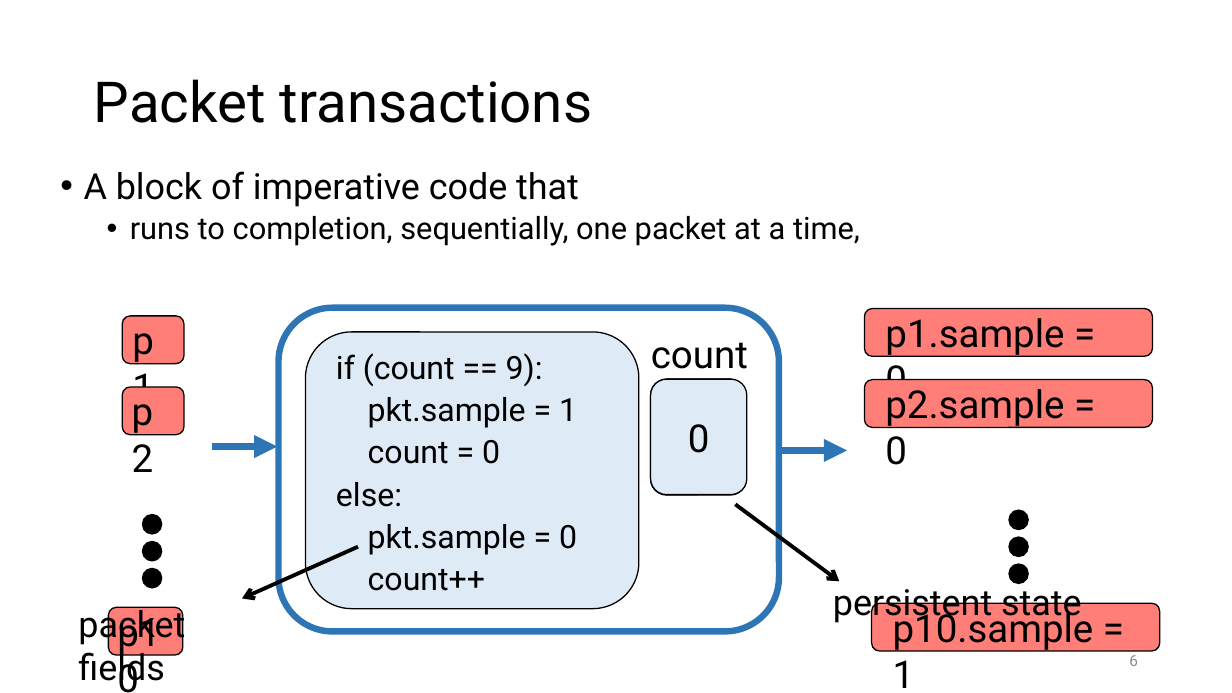
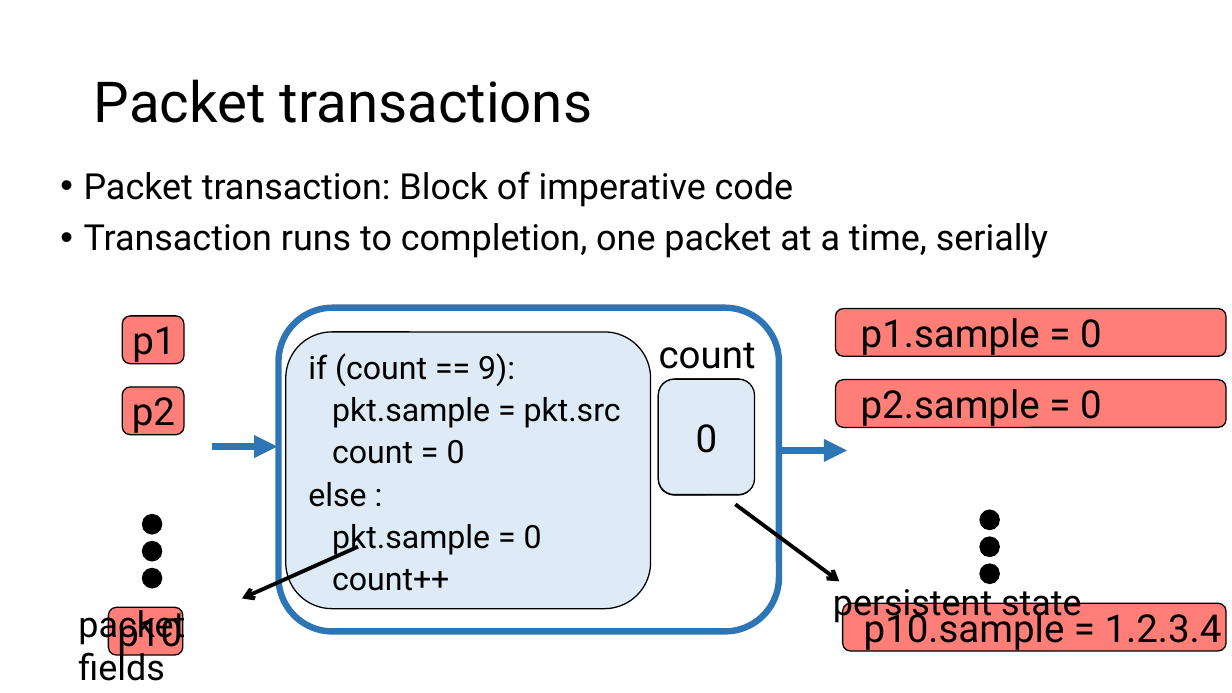
Before and after one commit to anirudhSK/pifo-domino-marple-ppts, a slide deck: slide 5 of domino_sigcomm.pptx (slide 6 before the commit). Drawn at 1232x693 pixels with LibreOffice and Linux fonts; fonts in the diff are those of the drawing. Boxes give left, top, right and bottom in pixels: in the first picture for what was removed or moved away, otherwise in the second. Text is boxed around its words. In the diff, an @@ line names an element or a change of style, - is before the commit and + after.

```diff
--- a/domino_sigcomm.pptx
+++ b/domino_sigcomm.pptx
@@ text at (x1=84, y1=171, x2=1048, y2=258): text changed; size 24 to 28 pt @@
-• A block of imperative code that
-  • runs to completion, sequentially, one packet at a time,
+• Packet transaction: Block of imperative code
+• Transaction runs to completion, one packet at a time, serially
@@ text "p1" rewrapped from (x1=117, y1=611, x2=160, y2=656) to (x1=132, y1=326, x2=175, y2=365) @@
@@ text "count" moved from (x1=651, y1=342, x2=748, y2=369) to (x1=659, y1=342, x2=756, y2=369) @@
@@ rounded rectangle resized from (x1=865, y1=309, x2=1153, y2=357) to (x1=836, y1=309, x2=1226, y2=357) @@
@@ text "p1.sample = 0" rewrapped from (x1=885, y1=318, x2=1064, y2=403) to (x1=861, y1=318, x2=1102, y2=357) @@
@@ rounded rectangle "if (count == 9):" resized from (x1=306, y1=332, x2=640, y2=608) to (x1=286, y1=332, x2=651, y2=608) @@
@@ text "p2" rewrapped from (x1=123, y1=383, x2=181, y2=439) to (x1=132, y1=397, x2=175, y2=436) @@
@@ rounded rectangle "1" moved from (x1=651, y1=379, x2=746, y2=495) to (x1=658, y1=379, x2=753, y2=495) @@
@@ rounded rectangle "0" moved from (x1=651, y1=379, x2=747, y2=494) to (x1=658, y1=379, x2=754, y2=494) @@
@@ rounded rectangle resized from (x1=865, y1=380, x2=1153, y2=428) to (x1=836, y1=380, x2=1226, y2=428) @@
@@ text "p2.sample = 0" rewrapped from (x1=885, y1=389, x2=1064, y2=465) to (x1=861, y1=389, x2=1102, y2=428) @@
@@ text in rounded rectangle at (x1=332, y1=397, x2=621, y2=428): text changed @@
-pkt.sample = 1
+pkt.sample = pkt.src
@@ text in rounded rectangle at (x1=308, y1=482, x2=366, y2=507): spaces changed @@
-else:
+else :
@@ 3 ellipses moved together from (x1=1009, y1=510, x2=1029, y2=583) to (x1=981, y1=510, x2=1000, y2=583) @@
@@ text "packet fields" rewrapped from (x1=78, y1=604, x2=185, y2=689) to (x1=78, y1=604, x2=185, y2=681) @@
@@ text "p10" rewrapped from (x1=108, y1=604, x2=185, y2=660) to (x1=117, y1=611, x2=182, y2=656) @@
@@ rounded rectangle resized from (x1=872, y1=604, x2=1160, y2=652) to (x1=843, y1=604, x2=1226, y2=652) @@
@@ text at (x1=864, y1=607, x2=1222, y2=652): text changed @@
-p10.sample = 1
+p10.sample = 1.2.3.4
@@ page number removed at (x1=1129, y1=655, x2=1138, y2=666) @@
-6
```
Also in this commit, not shown: 7 other slides changed.
